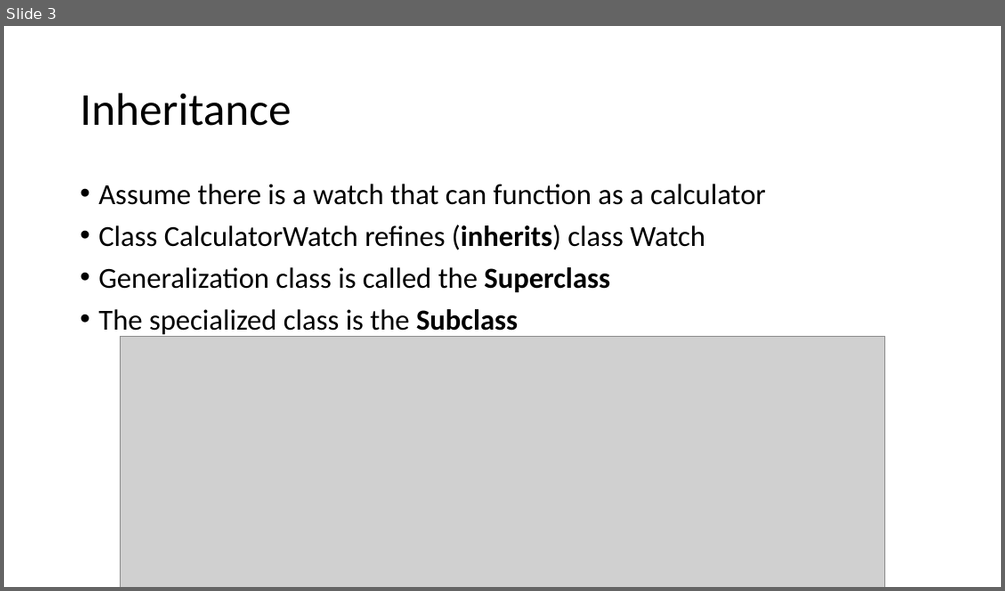
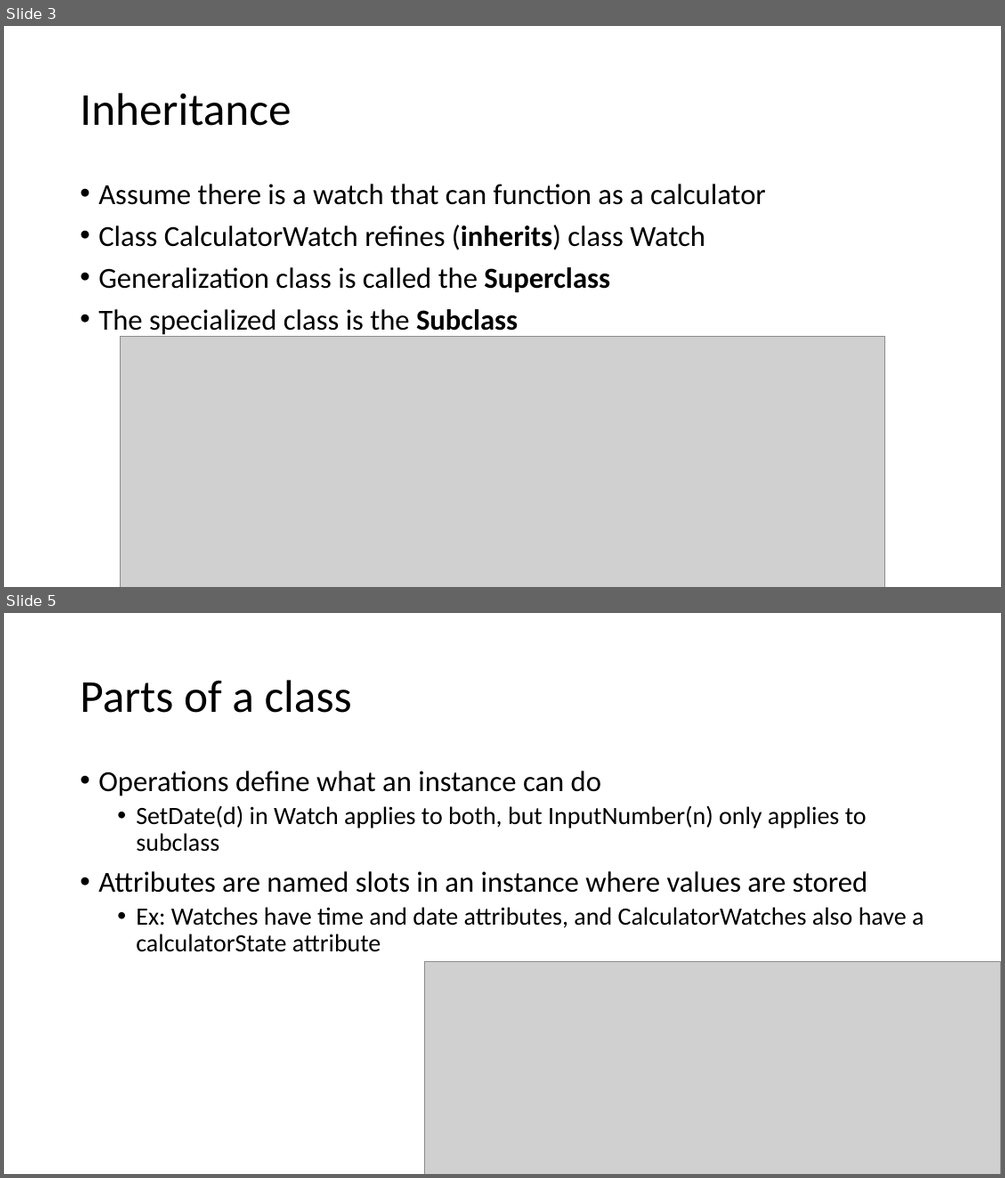
Before and after one commit to KyleRemil/RIS-PACS, a slide deck: SlidesChange/part1.pptx. Shown one above the other, each under a label of ours: slide 3 before the commit, slides 3 and 5 after it; the slides between them are not shown. The pictures are 1005x591 and 1005x1178 pixels, drawn with LibreOffice and Linux fonts; fonts in the diff are those of the drawing; grey boxes stand for pictures. Boxes give left, top, right and bottom in pixels: in the first picture for what was removed or moved away, otherwise in the second. Text is boxed around its words. In the diff, an @@ line names an element or a change of style, - is before the commit and + after.

```diff
--- a/SlidesChange/part1.pptx
+++ b/SlidesChange/part1.pptx
@@ slide 5 added at box(4, 613, 1001, 1174), background #FFFFFF @@
@@ title added at box(80, 680, 352, 713), 44 pt, text #000000 @@
+Parts of a class
@@ text added at box(98, 771, 923, 952), 24 pt, text #000000 @@
+• Operations define what an instance can do
+  • SetDate(d) in Watch applies to both, but InputNumber(n) only applies to subclass
+• Attributes are named slots in an instance where values are stored
+  • Ex: Watches have time and date attributes, and CalculatorWatches also have a calculatorState attribute
@@ picture added at box(424, 962, 1001, 1174) @@
```
Also in this commit, not shown: 1 slide changed, 4 other slides added.
